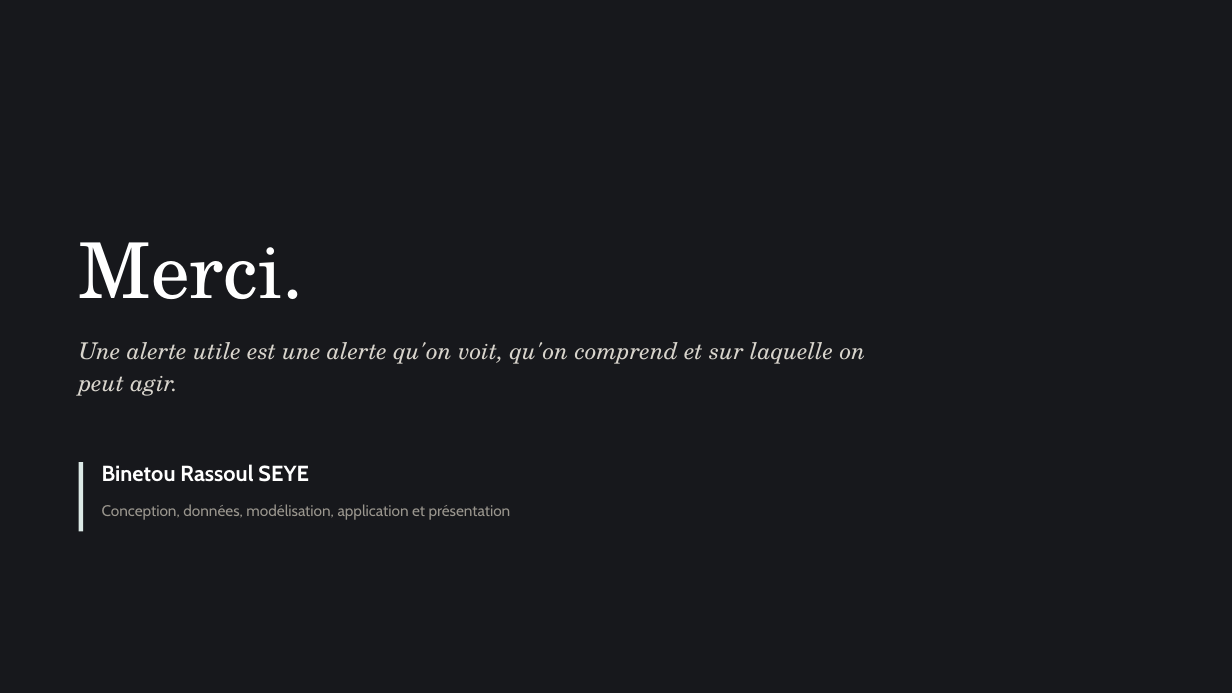
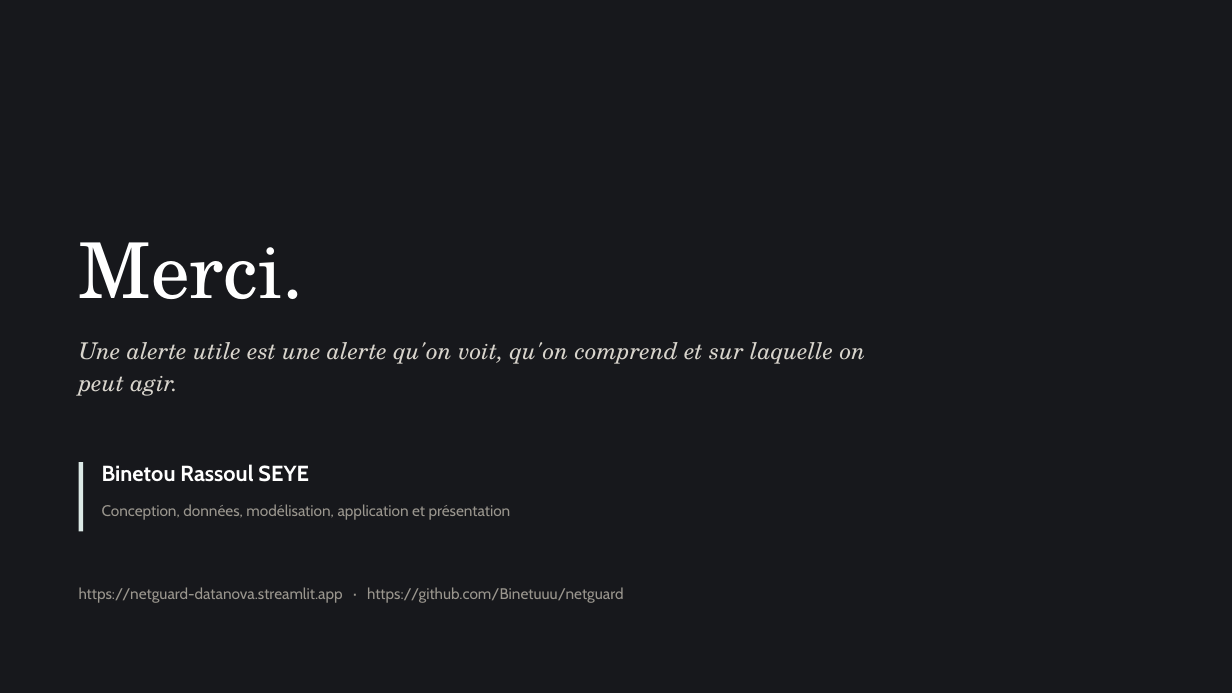
Before and after one commit to Binetuuu/netguard, a slide deck: slide 11 of NetGuard_DataNova2026.pptx. Drawn at 1232x693 pixels with LibreOffice and Linux fonts; fonts in the diff are those of the drawing. Boxes give left, top, right and bottom in pixels: in the first picture for what was removed or moved away, otherwise in the second. Text is boxed around its words. In the diff, an @@ line names an element or a change of style, - is before the commit and + after.

```diff
--- a/NetGuard_DataNova2026.pptx
+++ b/NetGuard_DataNova2026.pptx
@@ text added at (79, 587, 623, 603), 12 pt, text #9A968E @@
+https://netguard-datanova.streamlit.app · https://github.com/Binetuuu/netguard
```
Also in this commit, not shown: 1 other slide changed, 5 other files.
